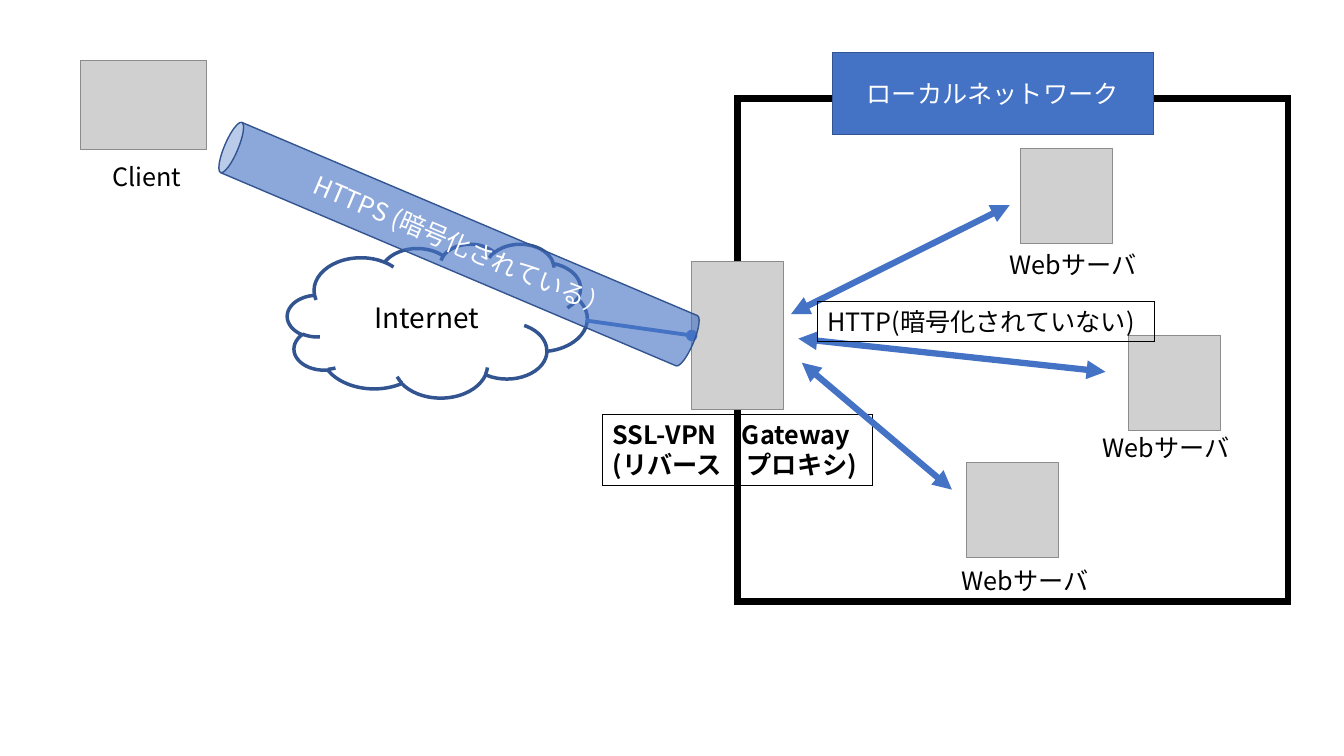
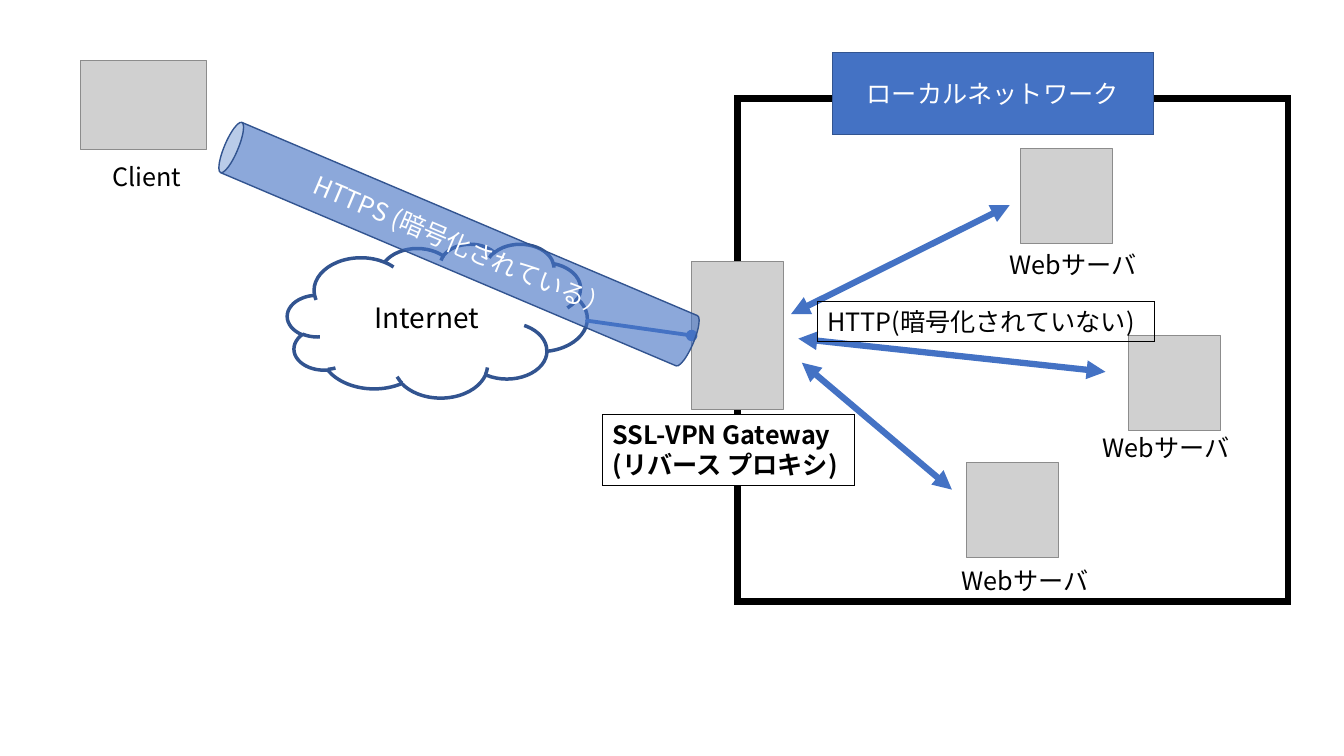
Before and after one commit to Alice-to-Bob/Graduate_School, a slide deck: slide 16 of SUBTHEME/graphs/network_archtecture.pptx. Drawn at 1344x756 pixels with LibreOffice and Linux fonts; fonts in the diff are those of the drawing; grey boxes stand for pictures. Boxes give left, top, right and bottom in pixels: in the first picture for what was removed or moved away, otherwise in the second. Text is boxed around its words. In the diff, an @@ line names an element or a change of style, - is before the commit and + after.

```diff
--- a/SUBTHEME/graphs/network_archtecture.pptx
+++ b/SUBTHEME/graphs/network_archtecture.pptx
@@ rectangle "SSL-VPN Gateway": place and size @@
-rectangle "SSL-VPN Gateway" at bbox=[603, 414, 873, 486]
+rectangle "SSL-VPN Gateway" at bbox=[603, 414, 855, 486]
@@ rectangle "SSL-VPN Gateway" at bbox=[603, 414, 855, 486]: fill none to #FFFFFF @@
```
Also in this commit, not shown: 1 other slide changed, 3 slides added, 12 other files.
